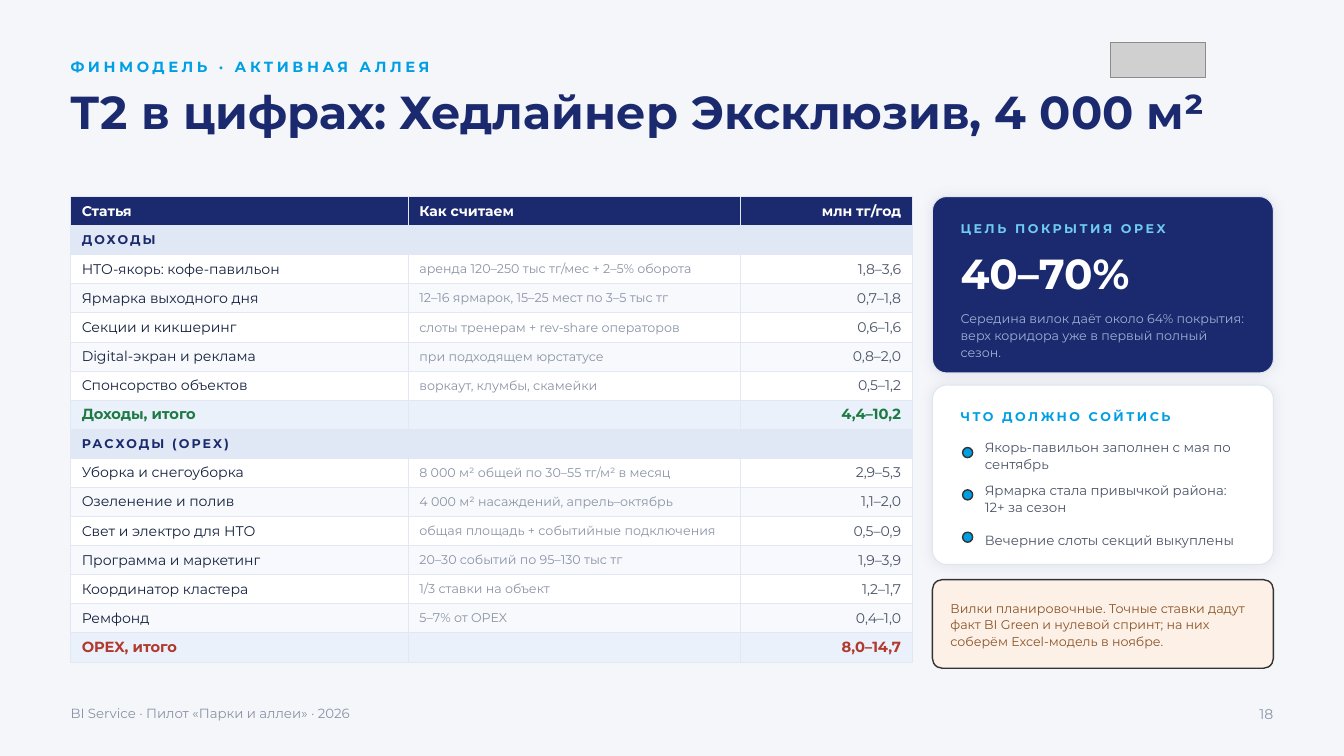
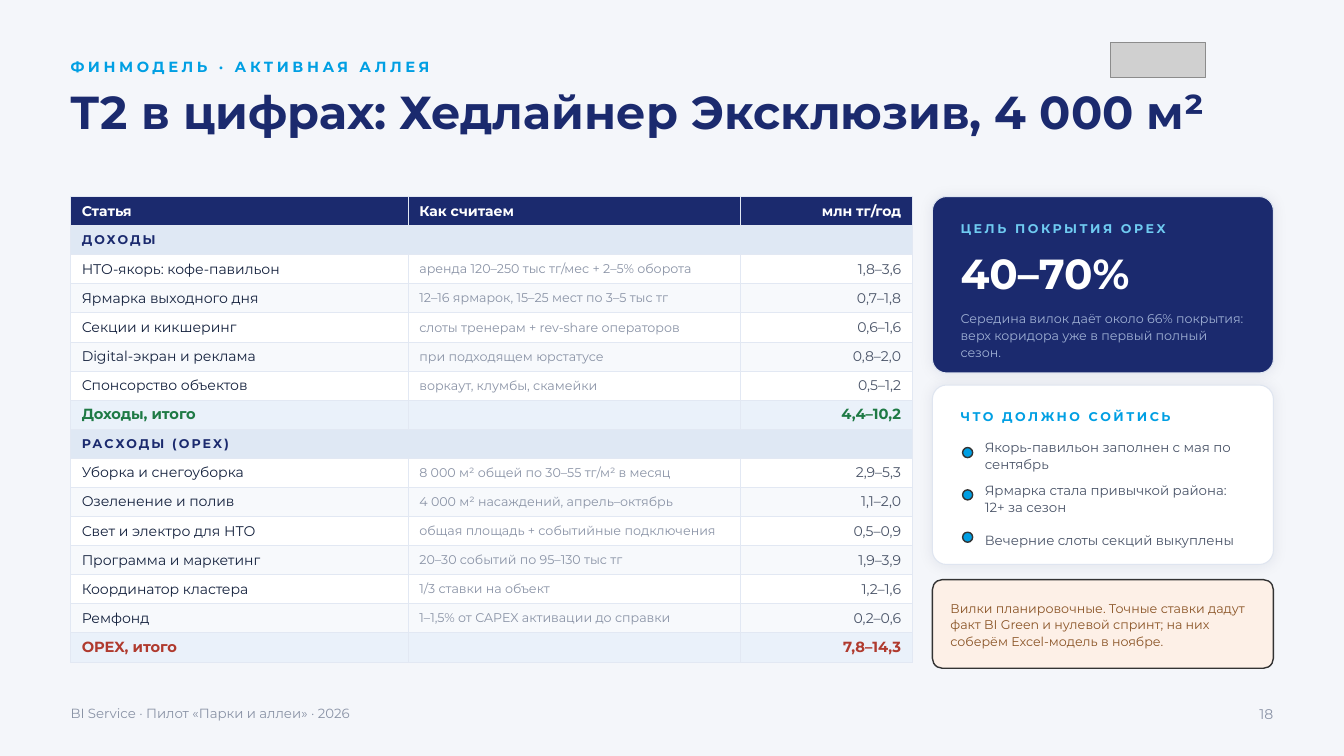
Before and after one commit to jprashkevich/bi-korshiler, a slide deck: slide 19 of docs/research/BIG-Life-park-pilot.pptx. Drawn at 1344x756 pixels with LibreOffice and Linux fonts; fonts in the diff are those of the drawing; grey boxes stand for pictures. Boxes give left, top, right and bottom in pixels: in the first picture for what was removed or moved away, otherwise in the second. Text is boxed around its words. In the diff, an @@ line names an element or a change of style, - is before the commit and + after.

```diff
--- a/docs/research/BIG-Life-park-pilot.pptx
+++ b/docs/research/BIG-Life-park-pilot.pptx
@@ table at bbox=[71, 197, 912, 659] @@
-row 14, column 3: 1,2–1,7
+row 14, column 3: 1,2–1,6
-row 15, column 2: 5–7% от OPEX
+row 15, column 2: 1–1,5% от CAPEX активации до справки
-row 15, column 3: 0,4–1,0
+row 15, column 3: 0,2–0,6
-row 16, column 3: 8,0–14,7
+row 16, column 3: 7,8–14,3
@@ text at bbox=[961, 314, 1243, 357]: text changed @@
-Середина вилок даёт около 64% покрытия: верх коридора уже в первый полный сезон.
+Середина вилок даёт около 66% покрытия: верх коридора уже в первый полный сезон.
```
Also in this commit, not shown: 7 other slides changed, 1 slide added, 1 other file.
